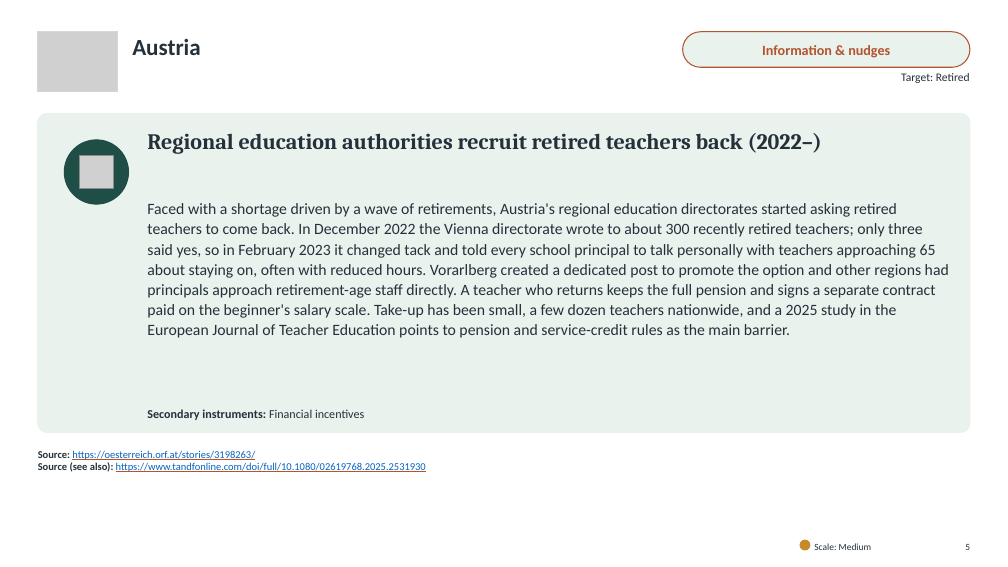
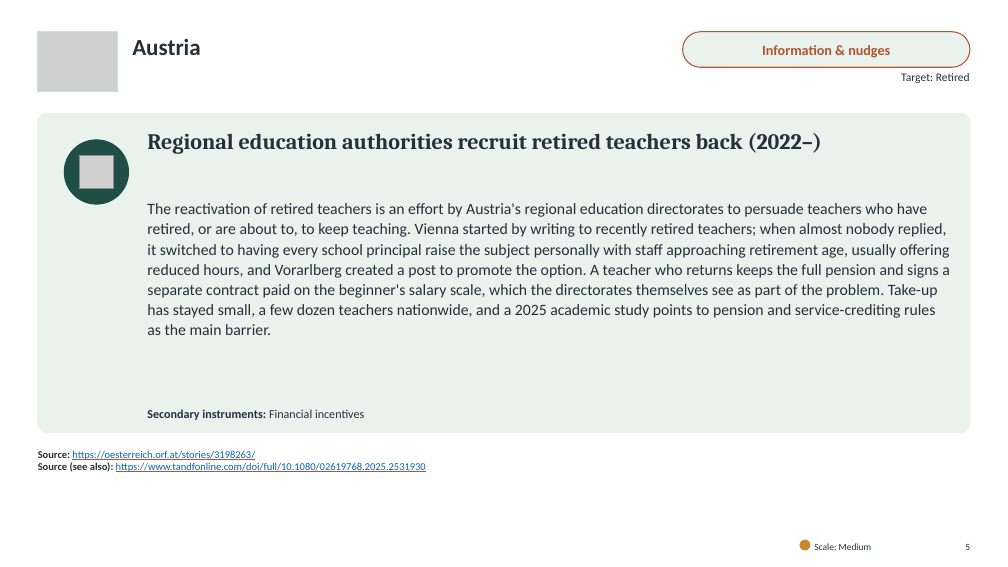
Before and after one commit to jedr1-ship-it/Alternative-Pathways----Quant, a slide deck: slide 5 of policies/Re-attracting_Former_Teachers.pptx. Drawn at 1008x567 pixels with LibreOffice and Linux fonts; fonts in the diff are those of the drawing; grey boxes stand for pictures. Boxes give left, top, right and bottom in pixels: in the first picture for what was removed or moved away, otherwise in the second. Text is boxed around its words. In the diff, an @@ line names an element or a change of style, - is before the commit and + after.

```diff
--- a/policies/Re-attracting_Former_Teachers.pptx
+++ b/policies/Re-attracting_Former_Teachers.pptx
@@ text at box(147, 203, 950, 335): text changed @@
-Faced with a shortage driven by a wave of retirements, Austria's regional education directorates started asking retired teachers to come back. In December 2022 the Vienna directorate wrote to about 300 recently retired teachers; only three said yes, so in February 2023 it changed tack and told every school principal to talk personally with teachers approaching 65 about staying on, often with reduced hours. Vorarlberg created a dedicated post to promote the option and other regions had principals approach retirement-age staff directly. A teacher who returns keeps the full pension and signs a separate contract paid on the beginner's salary scale. Take-up has been small, a few dozen teachers nationwide, and a 2025 study in the European Journal of Teacher Education points to pension and service-credit rules as the main barrier.
+The reactivation of retired teachers is an effort by Austria's regional education directorates to persuade teachers who have retired, or are about to, to keep teaching. Vienna started by writing to recently retired teachers; when almost nobody replied, it switched to having every school principal raise the subject personally with staff approaching retirement age, usually offering reduced hours, and Vorarlberg created a post to promote the option. A teacher who returns keeps the full pension and signs a separate contract paid on the beginner's salary scale, which the directorates themselves see as part of the problem. Take-up has stayed small, a few dozen teachers nationwide, and a 2025 academic study points to pension and service-crediting rules as the main barrier.
```
Also in this commit, not shown: 29 other slides changed, 5 other files.
